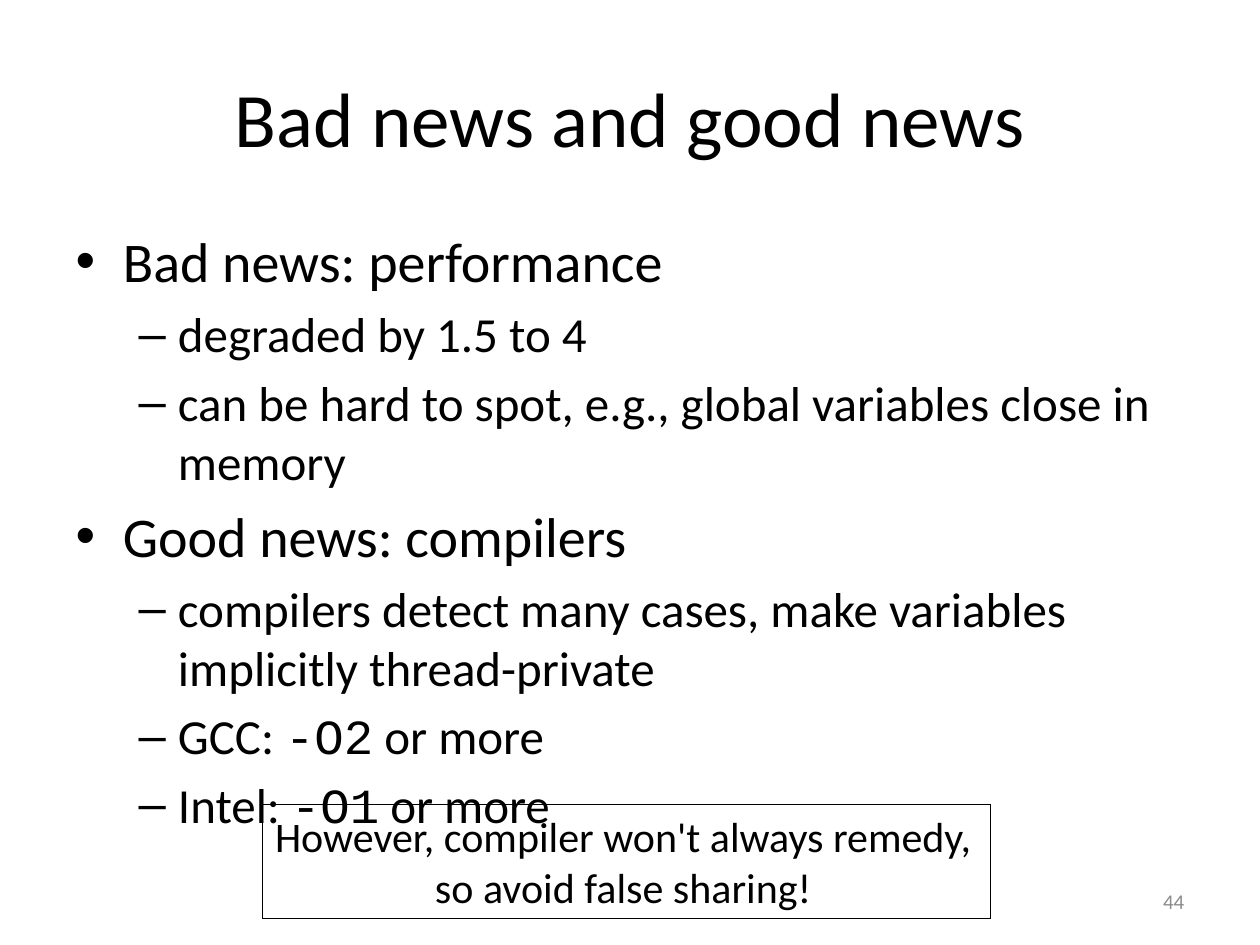
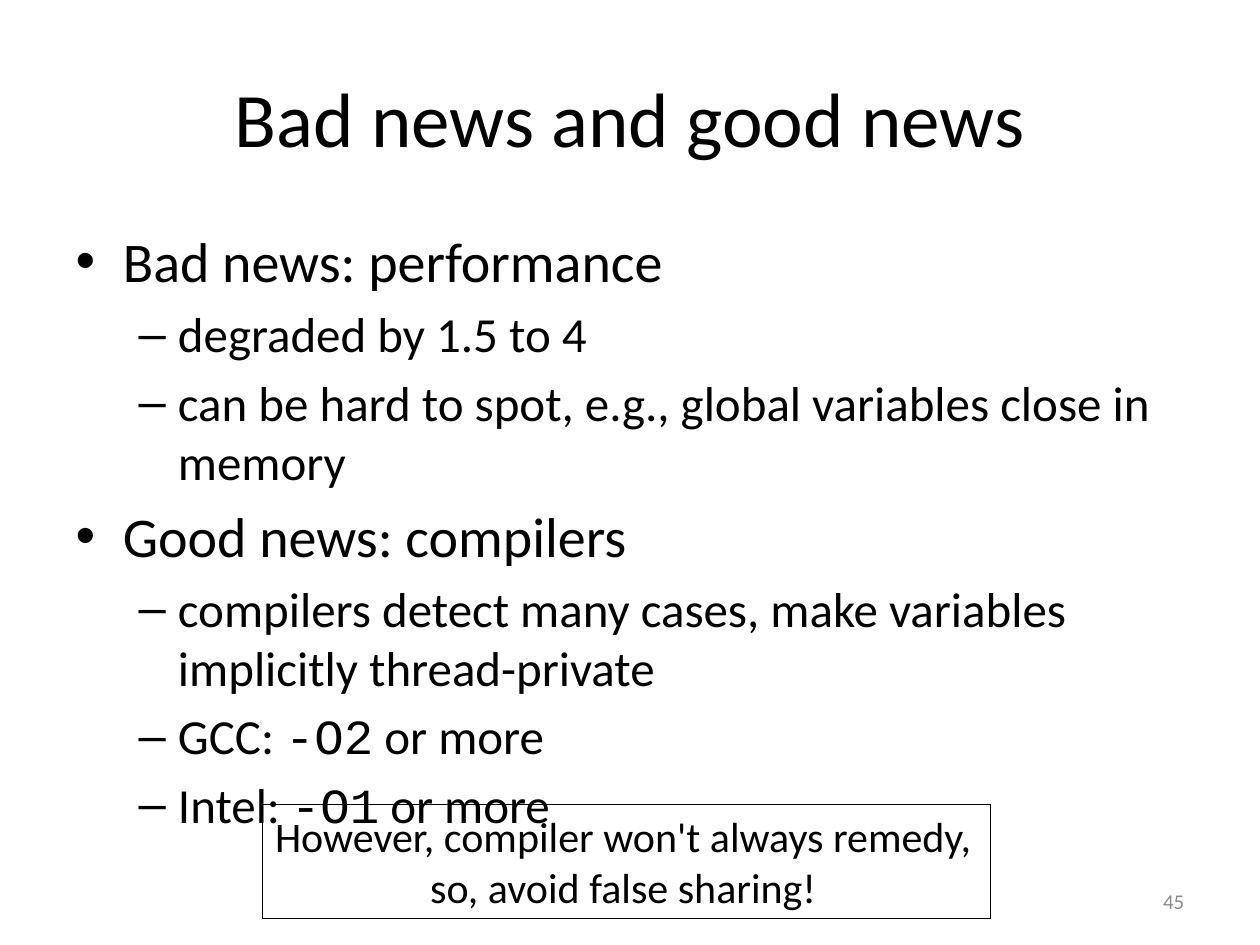
Before and after one commit to gjbex/Code-optimization, a slide deck: slide 45 of code_optimization.pptx (slide 44 before the commit). Drawn at 1260x945 pixels with LibreOffice and Linux fonts; fonts in the diff are those of the drawing. Boxes give left, top, right and bottom in pixels: in the first picture for what was removed or moved away, otherwise in the second. Text is boxed around its words. In the diff, an @@ line names an element or a change of style, - is before the commit and + after.

```diff
--- a/code_optimization.pptx
+++ b/code_optimization.pptx
@@ text in rectangle at box(430, 873, 816, 911): text changed @@
-so avoid false sharing!
+so, avoid false sharing!
@@ page number at box(1163, 895, 1184, 909): text changed @@
-44
+45
```
Also in this commit, not shown: 4 other slides changed, 2 slides added.
